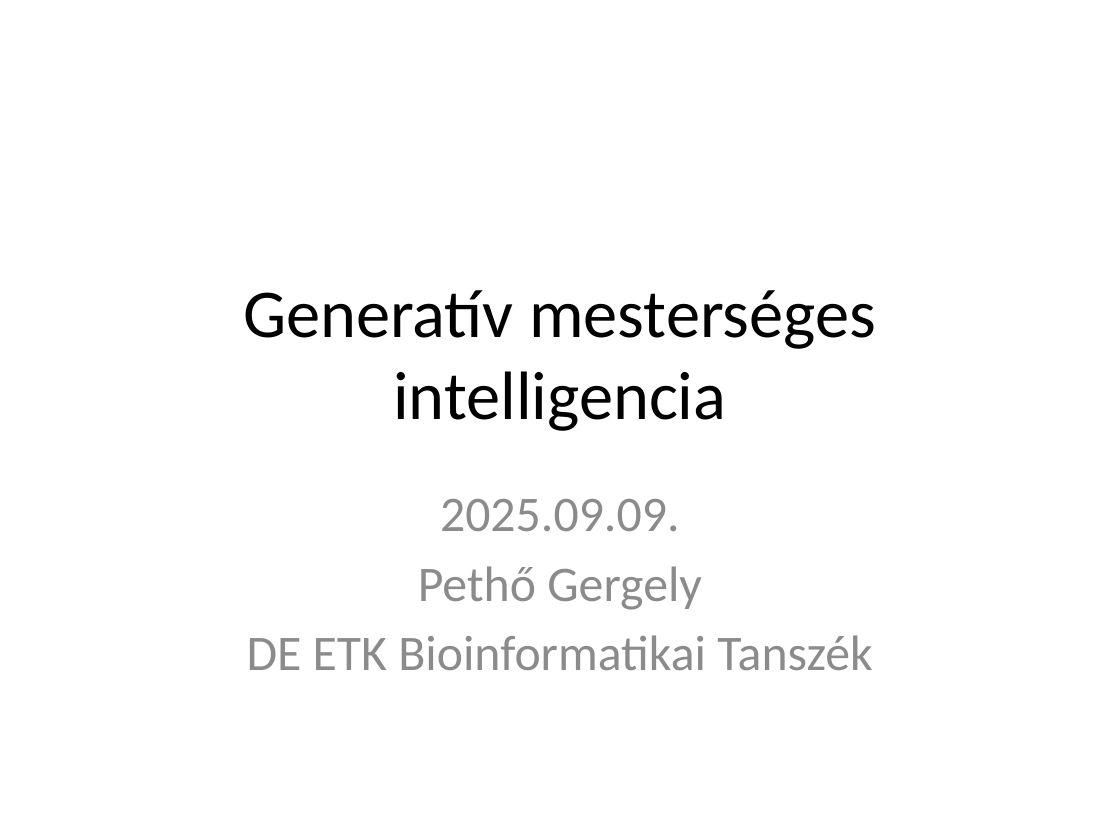
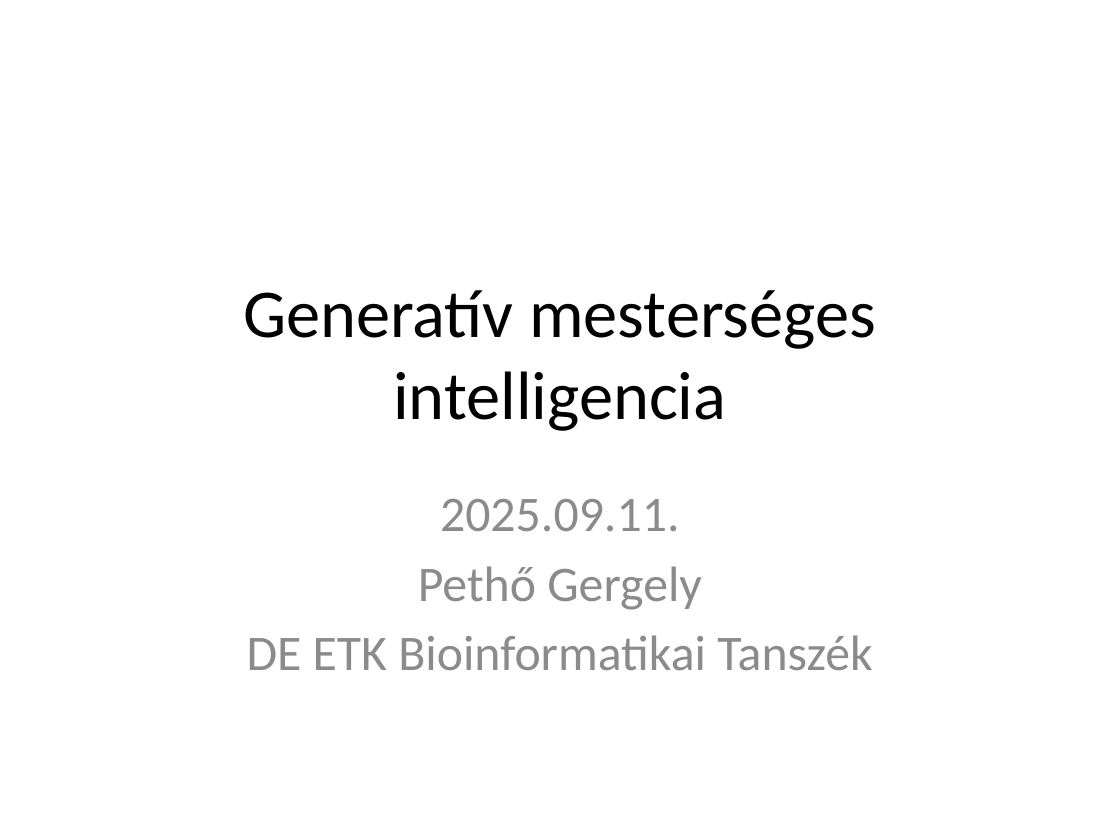
Before and after one commit to Clinical-Bioinformatics-Debrecen/generativ_mi_2025, a slide deck: slide 1 of 1.pptx. Drawn at 1120x840 pixels with LibreOffice and Linux fonts; fonts in the diff are those of the drawing. Boxes give left, top, right and bottom in pixels: in the first picture for what was removed or moved away, otherwise in the second. Text is boxed around its words. In the diff, an @@ line names an element or a change of style, - is before the commit and + after.

```diff
--- a/1.pptx
+++ b/1.pptx
@@ subtitle at box(440, 499, 680, 531): text changed @@
-2025.09.09.
+2025.09.11.
```
